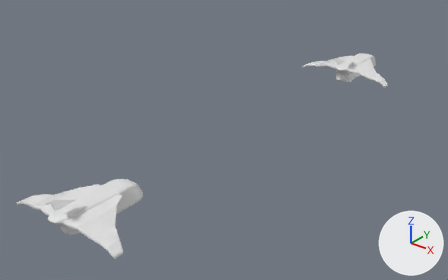
The Blender file LowPolyJet.blend, before and after one commit.
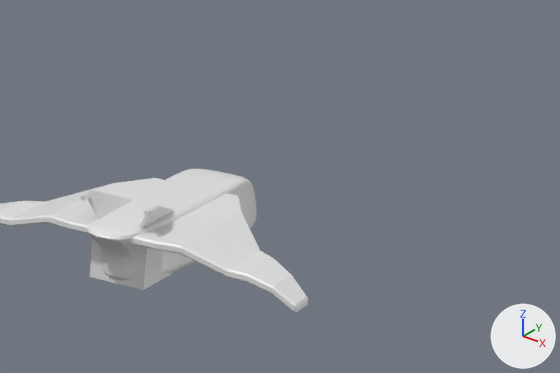
There are two pictures of each version: one whole from a 50 mm lens placed at (27.5, -54.1, 21.1), pointed at (-4.1, -14.6, -3.4), one close up on the part from 70% to 100% of the width and 5% to 36% of the height. The lights are fixed; the arrows at lower right show +X, +Y and +Z.
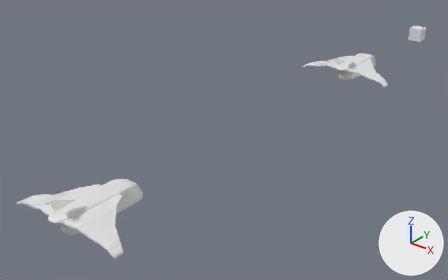
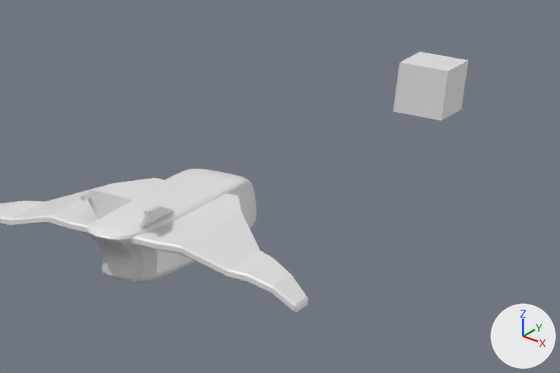
Where the change shows, as pixel boxes [x1, y1, x2, y2] in the close-ups (560 x 373 px):
'Cube.001', moved: before [89, 229, 172, 290]; after [393, 52, 468, 121]

The edits, one by one:
Object 'Cube.001' (ob_cube_001) moves from (0.0, 0.0, 0.0) to (0.0, 17.56, 0.0).
